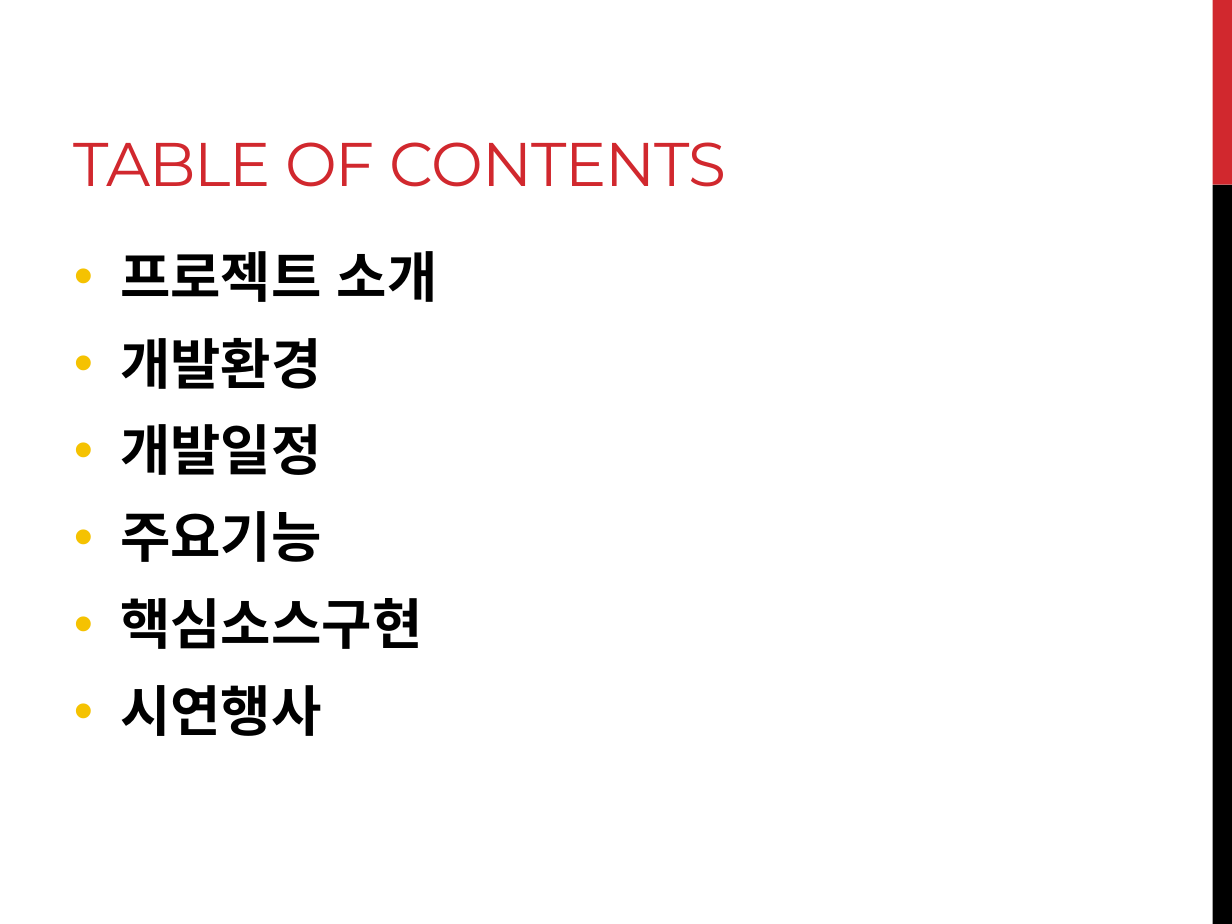
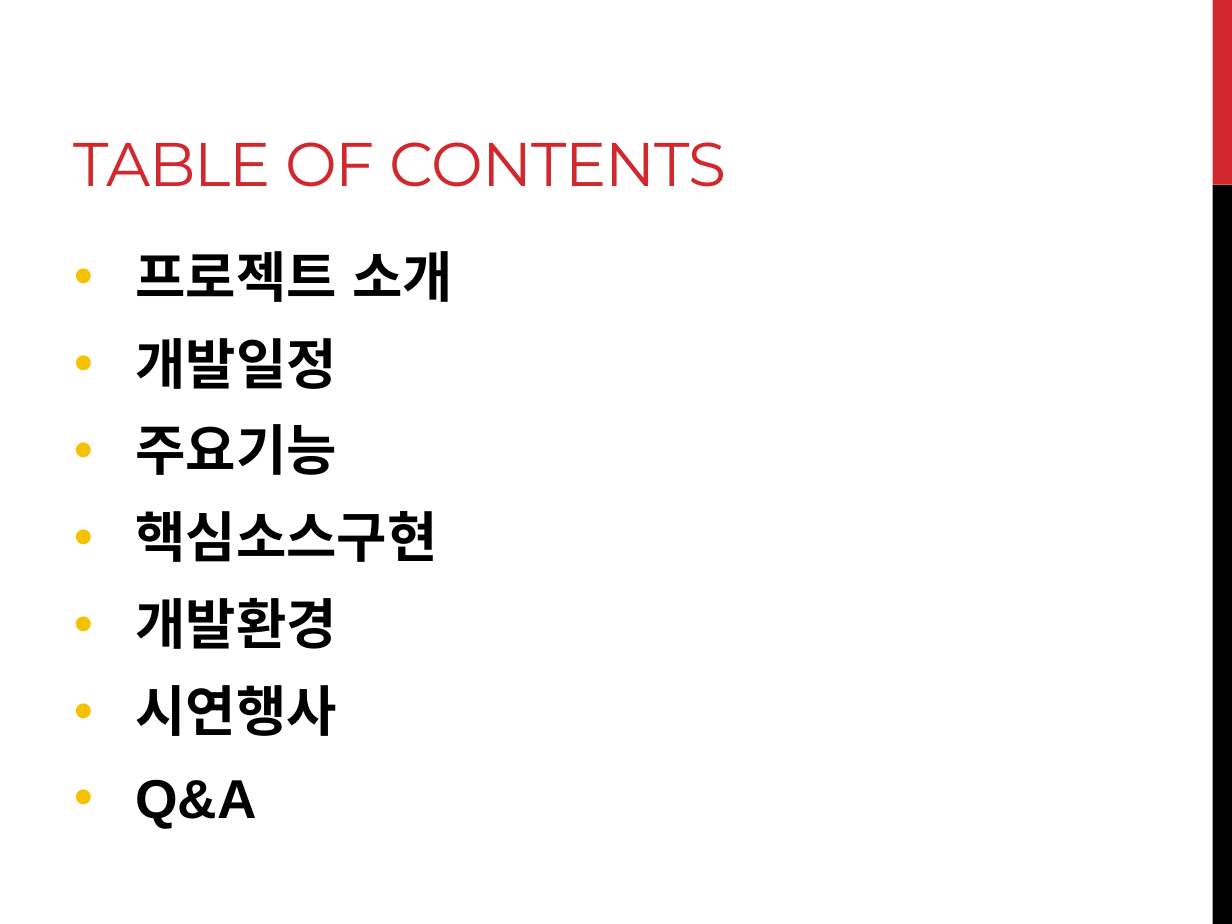
Before and after one commit to jinlee10/javaminiproj, a slide deck: slide 2 of Java_mini_proj_home/java_proj_PPT.pptx. Drawn at 1232x924 pixels with LibreOffice and Linux fonts; fonts in the diff are those of the drawing. Boxes give left, top, right and bottom in pixels: in the first picture for what was removed or moved away, otherwise in the second. Text is boxed around its words. In the diff, an @@ line names an element or a change of style, - is before the commit and + after.

```diff
--- a/Java_mini_proj_home/java_proj_PPT.pptx
+++ b/Java_mini_proj_home/java_proj_PPT.pptx
@@ text at (x1=120, y1=338, x2=322, y2=389): paragraph removed @@
-• 개발환경
@@ text at (x1=135, y1=598, x2=337, y2=649): paragraph added @@
+• 개발환경
@@ text at (x1=135, y1=779, x2=257, y2=828): paragraph added @@
+• Q&A
```
Also in this commit, not shown: 2 other slides changed, 1 slide added, 3 other files.
